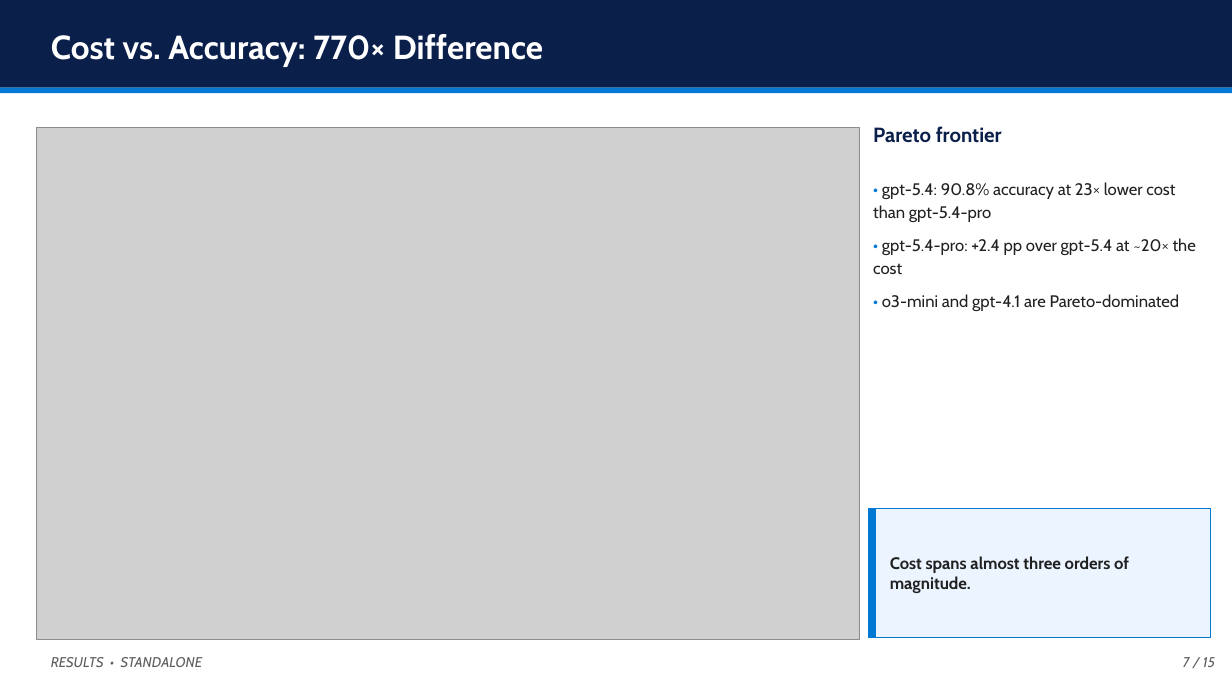
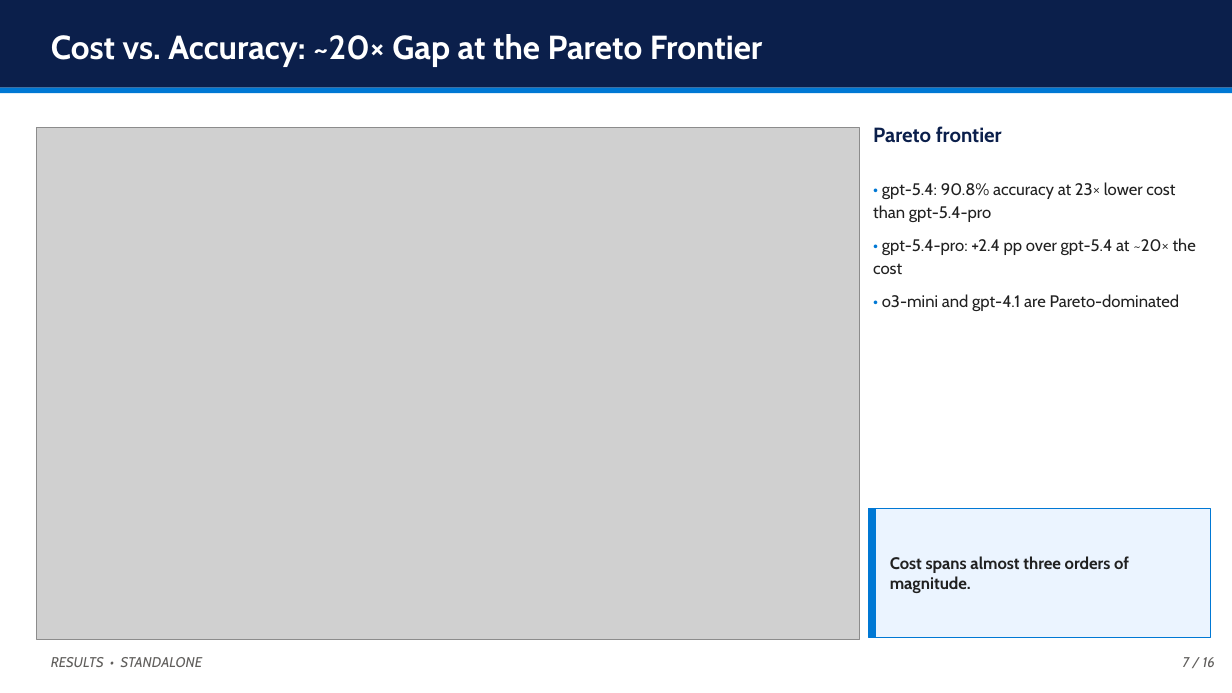
Before and after one commit to MatinAbaszada/llm-evaluation-azure, a slide deck: slide 7 of Presentation/Thesis_Defense.pptx. Drawn at 1232x693 pixels with LibreOffice and Linux fonts; fonts in the diff are those of the drawing; grey boxes stand for pictures. Boxes give left, top, right and bottom in pixels: in the first picture for what was removed or moved away, otherwise in the second. Text is boxed around its words. In the diff, an @@ line names an element or a change of style, - is before the commit and + after.

```diff
--- a/Presentation/Thesis_Defense.pptx
+++ b/Presentation/Thesis_Defense.pptx
@@ text at (x1=51, y1=34, x2=763, y2=67): text changed @@
-Cost vs. Accuracy: 770× Difference
+Cost vs. Accuracy: ~20× Gap at the Pareto Frontier
@@ text at (x1=1183, y1=657, x2=1215, y2=667): text changed @@
-7 / 15
+7 / 16
```
Also in this commit, not shown: 17 other slides changed, 3 slides added, 8 other files.
